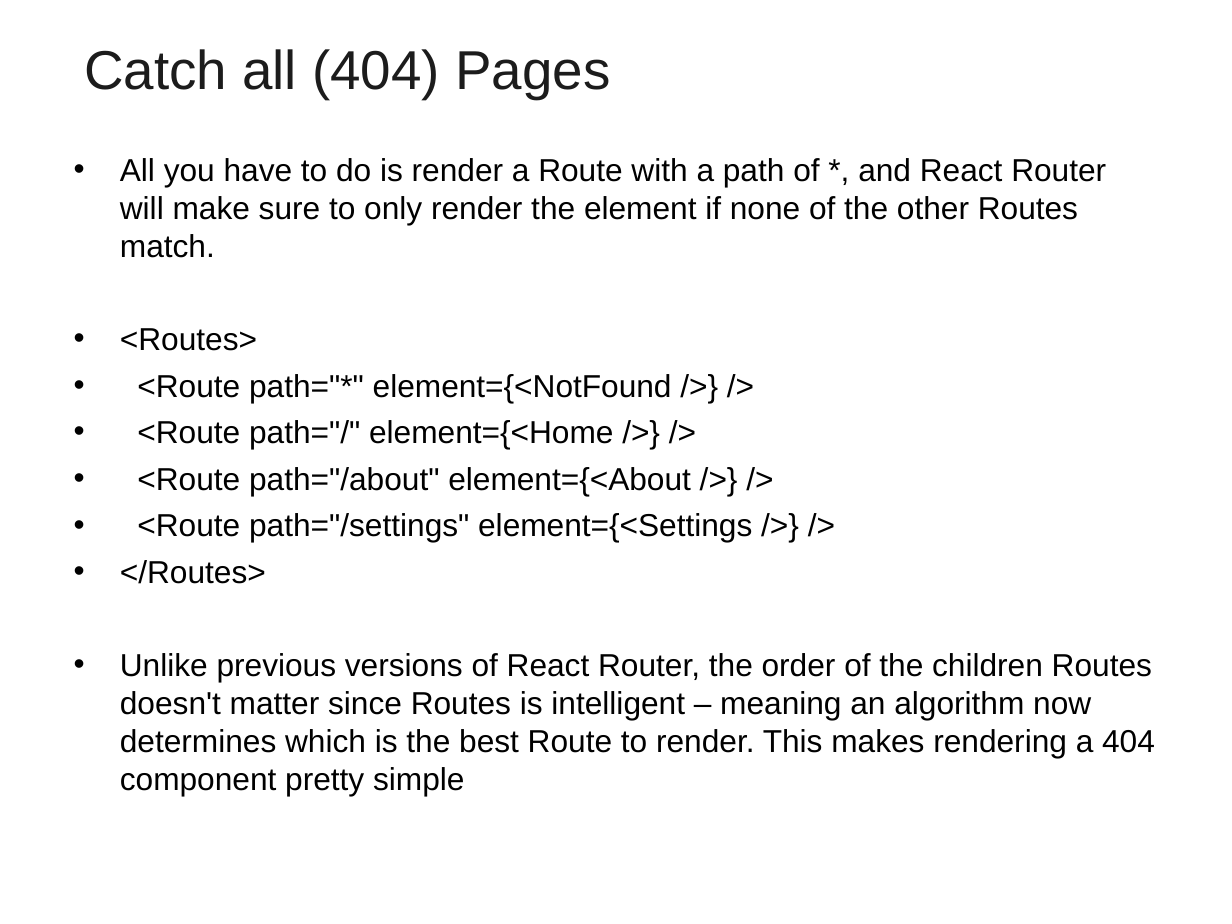
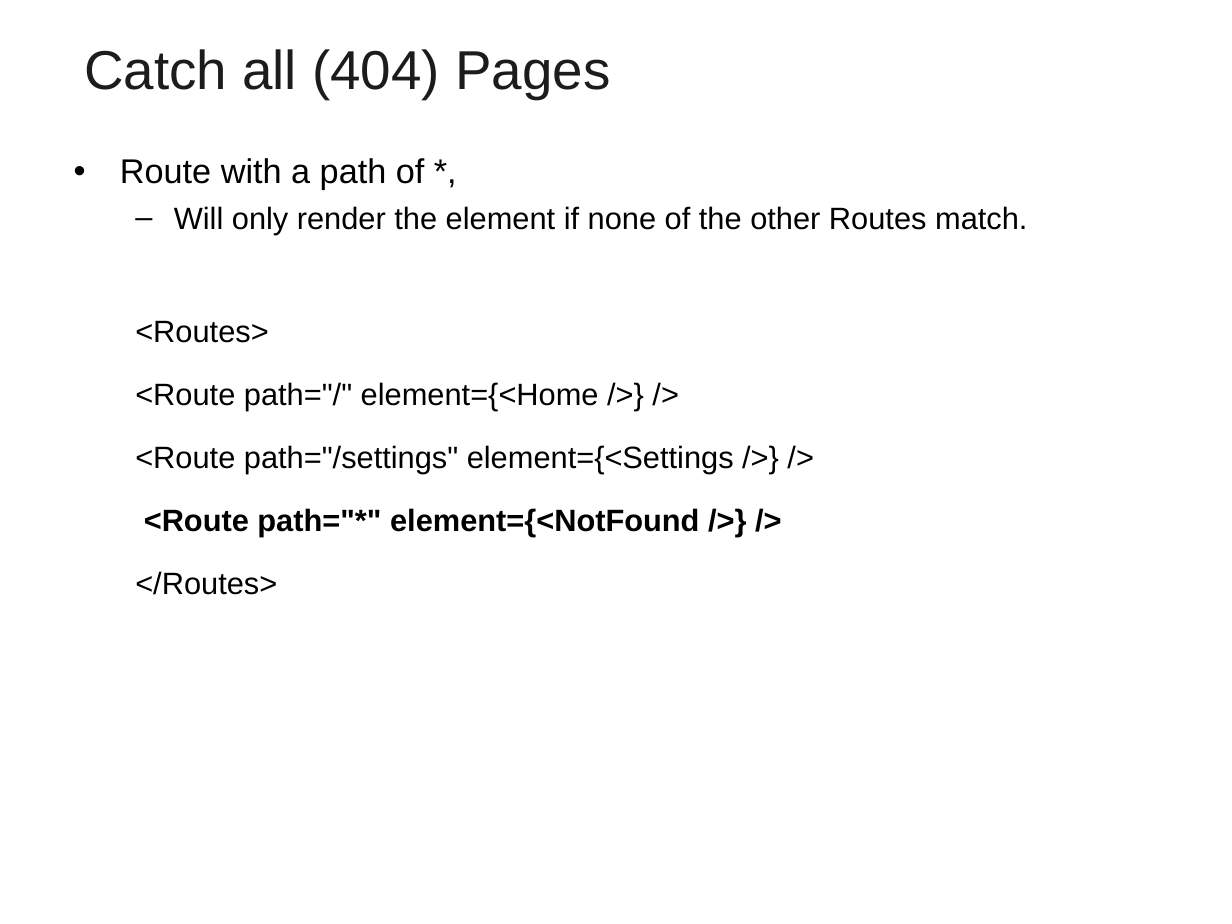
Before and after one commit to vatsanTraining/travel-agency, a slide deck: slide 150 of ReactJS_Module1.ppt (slide 152 before the commit). Drawn at 1232x924 pixels with LibreOffice and Linux fonts; fonts in the diff are those of the drawing; background and template pictures are left out. Boxes give left, top, right and bottom in pixels: in the first picture for what was removed or moved away, otherwise in the second. Text is boxed around its words. In the diff, an @@ line names an element or a change of style, - is before the commit and + after.

Commit message:
Updated on Day 3

```diff
--- a/ReactJS_Module1.ppt
+++ b/ReactJS_Module1.ppt
@@ text at (120, 158, 1027, 234): text changed; size 18.5 to 18 pt @@
-• All you have to do is render a Route with a path of *, and React Router will make sure to only render the element if none of the other Routes match.
+• Route with a path of *,
+  – Will only render the element if none of the other Routes match.
@@ text at (135, 320, 699, 595): size 18.5 to 18 pt in "<Routes>", "<Route path="*" element={<NotFound />} />", "</Routes>"; bold on in "<Route path="*" element={<NotFound />} />"; bullet • to none; list level 1 to 2 in "<Routes>"; line spacing 1 to 1.5; list level 1 to 2 in "<Route path="*" element={<NotFound />} />"; list level 1 to 2 in "</Routes>" @@
@@ text at (135, 382, 734, 474): paragraphs added @@
+  <Route path="/" element={<Home />} />
+  <Route path="/settings" element={<Settings />} />
@@ text at (137, 420, 752, 542): paragraphs removed @@
-• <Route path="/" element={<Home />} />
-• <Route path="/about" element={<About />} />
-• <Route path="/settings" element={<Settings />} />
@@ text at (120, 653, 1155, 796): paragraph removed @@
-• Unlike previous versions of React Router, the order of the children Routes doesn't matter since Routes is intelligent – meaning an algorithm now determines which is the best Route to render. This makes rendering a 404 component pretty simple
```
Also in this commit, not shown: 11 other slides changed, 6 slides added, 3 slides removed.
